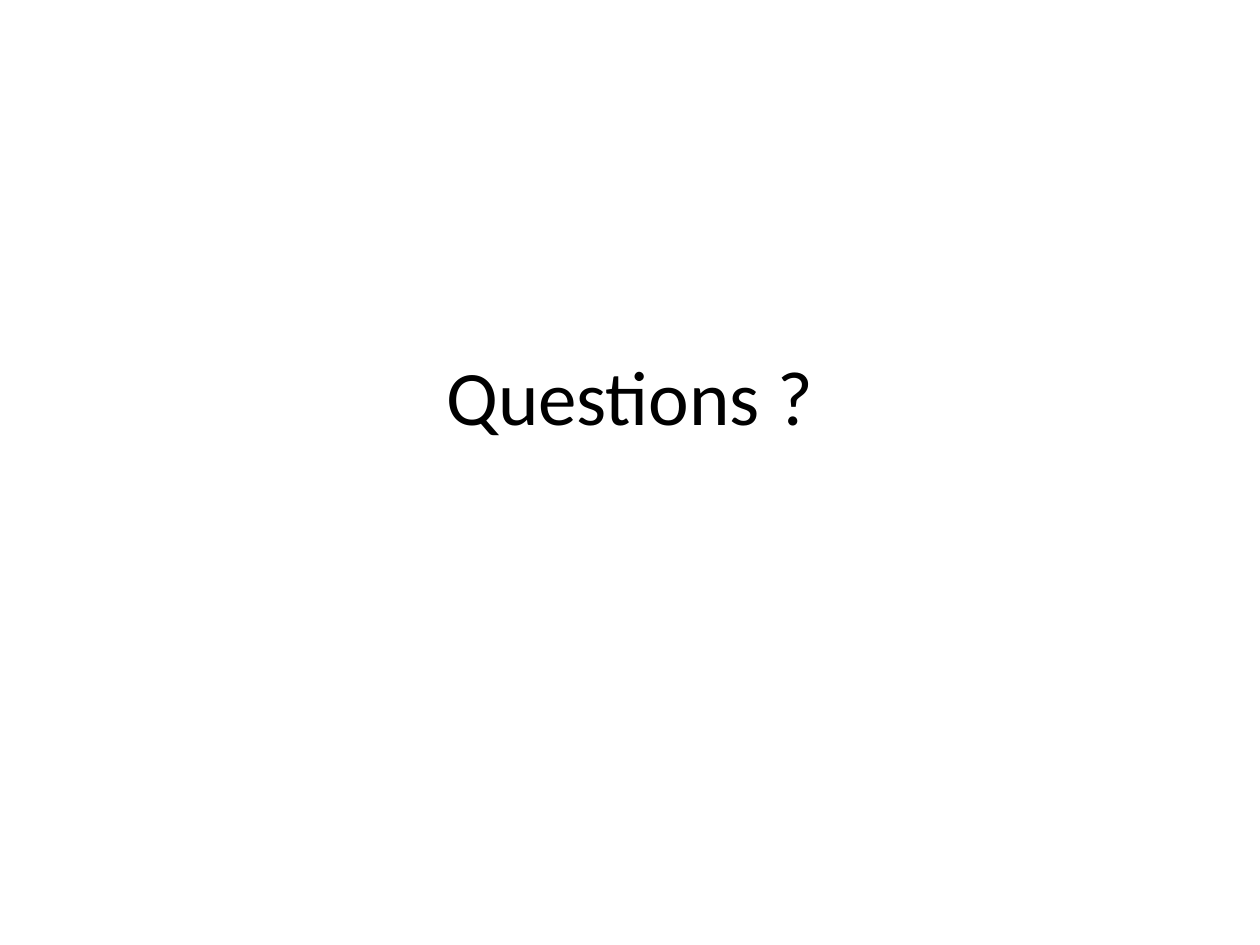
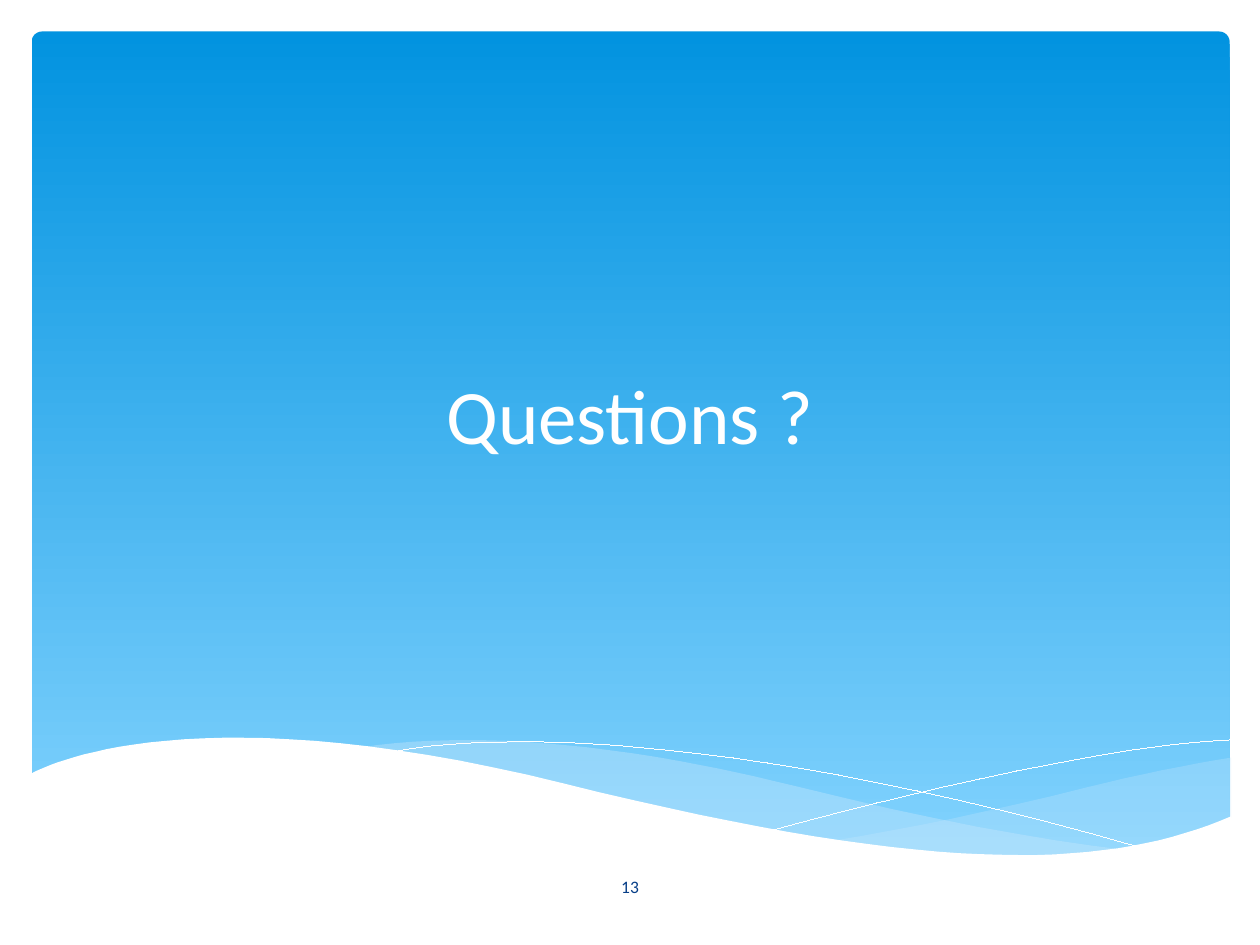
Before and after one commit to xzar/megauav2013, a slide deck: slide 13 of docs/Soutenance/PréSoutenance 0511.pptx (slide 12 before the commit). Drawn at 1260x945 pixels with LibreOffice and Linux fonts; fonts in the diff are those of the drawing. Boxes give left, top, right and bottom in pixels: in the first picture for what was removed or moved away, otherwise in the second. Text is boxed around its words. In the diff, an @@ line names an element or a change of style, - is before the commit and + after.

```diff
--- a/docs/Soutenance/PréSoutenance 0511.pptx
+++ b/docs/Soutenance/PréSoutenance 0511.pptx
@@ rounded rectangle added at [32, 32, 1230, 863], fill gradient #0293E0 to #83D3FE @@
@@ title "Questions ?": place and size @@
-title "Questions ?" at [446, 371, 760, 436]
+title "Questions ?" at [446, 391, 760, 454]
@@ title "Questions ?" at [446, 391, 760, 454]: text colour #000000 to #FFFFFF; vertical alignment middle to bottom @@
@@ group added at [29, 738, 1231, 922]: 5 freeform shapes @@
@@ page number added at [621, 881, 639, 893], 10 pt, text #073E87 @@
+13
```
Also in this commit, not shown: 8 other slides changed, 6 slides added, 3 slides removed.
